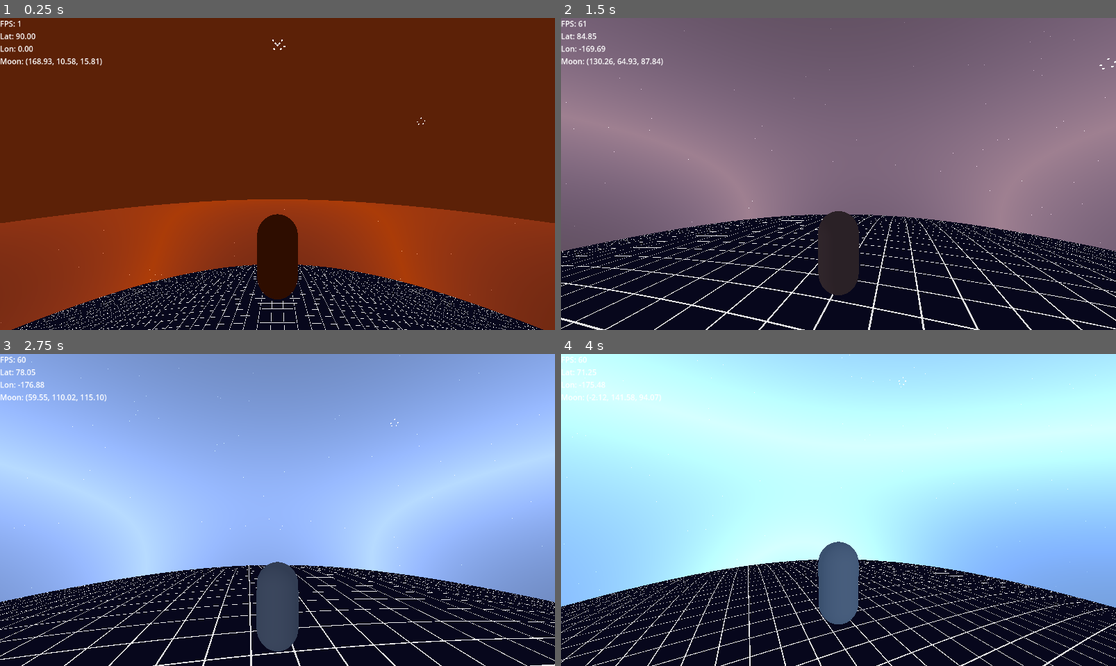
Above: before the commit, frames 1-4 (two rows, left to right).
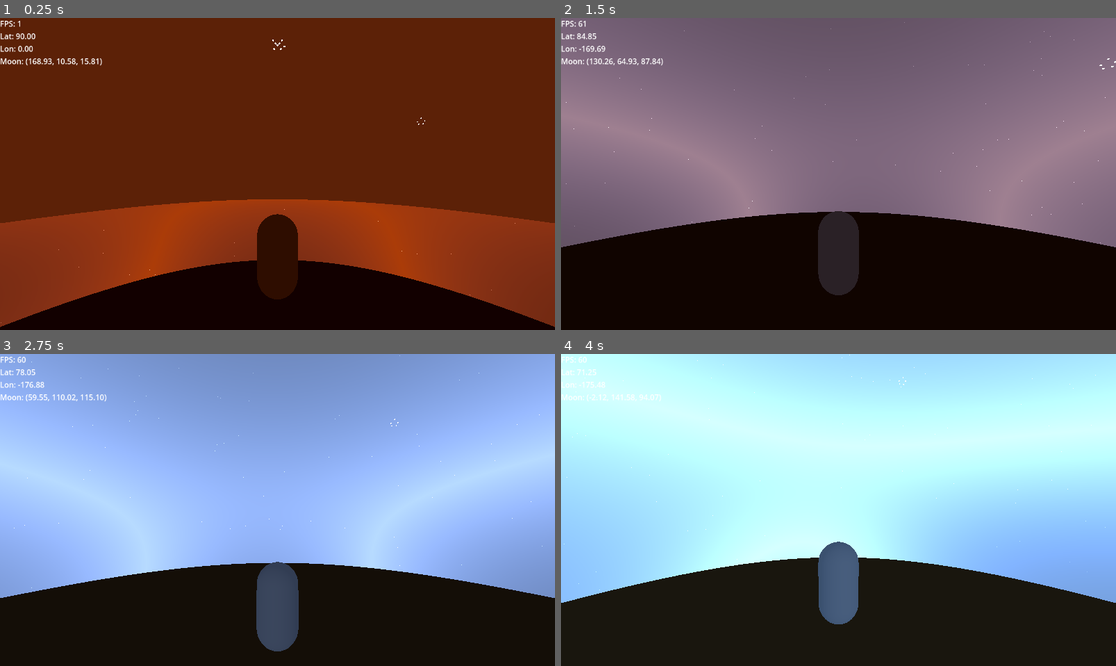
Above: after the commit, the same moments.

Repository: valfrom/LittlePlanet
Game: Godot game, scene res://world.tscn
The game is run twice, just before and just after one commit, with the same random seed, the same clock (stepped at 60 frames per second) and the same inputs.
Inputs (mouse positions are in pixels of both pictures, inside the frame that each line leads up to):
- Up to frame 1 (0.25 s): no input
- Up to frame 2 (1.5 s): move the mouse to (866, 174) at 0.52 s; hold W (move_forward) from 0.53 s (still down); tap Space (jump) at 0.77 s; move the mouse to (810, 174) at 1.27 s
- Up to frame 3 (2.75 s): keep holding W (move_forward); tap Space (jump) at 1.52 s; move the mouse to (288, 503) at 2.02 s
- Up to frame 4 (4 s): keep holding W (move_forward); move the mouse to (832, 516) at 2.77 s; tap Space (jump) at 3.02, 3.77 s; move the mouse to (877, 513) at 3.52 s

The runs differ from the first frame. In frame 1, 14% of the frame differs, in the area x 0-100%, y 77-100%; in frame 2, 32%, in the area x 0-100%, y 62-100%; in frame 3, 2.9%; in frame 4, 3.0%.
Error after the commit: Parse Error: Used tab character for indentation instead of space as used before in the file. (res://GrassMultiMeshInstance.gd:91)

Commit message:
Add animated grass multimesh

Diff:
--- /dev/null
+++ b/GrassMultiMeshInstance.gd
@@ -0,0 +1,103 @@
+@tool
+extends MultiMeshInstance3D
+
+@export var planet_radius: float = 100.0
+@export var instance_count: int = 6000
+@export var surface_offset: float = 0.5
+@export var random_seed: int = 1
+@export var min_width_scale: float = 0.8
+@export var max_width_scale: float = 1.2
+@export var min_height_scale: float = 0.8
+@export var max_height_scale: float = 1.4
+@export var blade_mesh: Mesh
+@export var grass_material: ShaderMaterial
+@export var wind_speed: float = 1.2
+@export var wind_direction: Vector3 = Vector3(0.7, 0.0, 0.4)
+@export var bend_strength: float = 0.35
+@export var top_color: Color = Color(0.2, 0.66, 0.27, 1.0)
+@export var bottom_color: Color = Color(0.28, 0.19, 0.07, 1.0)
+@export var soil_height: float = 0.18
+@export var color_variation_strength: float = 0.18
+@export var bend_variation_strength: float = 0.25
+
+var _update_scheduled := false
+
+func _ready() -> void:
+        _apply_settings()
+
+func _notification(what: int) -> void:
+        if what == NOTIFICATION_EDITOR_PROPERTY_CHANGED:
+                _schedule_update()
+
+func _schedule_update() -> void:
+        if _update_scheduled:
+                return
+        _update_scheduled = true
+        call_deferred("_apply_settings")
+
+func _apply_settings() -> void:
+        _update_scheduled = false
+        _apply_material_settings()
+        _rebuild_multimesh()
+
+func _apply_material_settings() -> void:
+        if grass_material == null:
+                return
+        material_override = grass_material
+        grass_material.set_shader_parameter("wind_speed", wind_speed)
+        grass_material.set_shader_parameter("wind_direction", wind_direction)
+        grass_material.set_shader_parameter("bend_strength", bend_strength)
+        grass_material.set_shader_parameter("top_color", top_color)
+        grass_material.set_shader_parameter("bottom_color", bottom_color)
+        grass_material.set_shader_parameter("soil_height", soil_height)
+        grass_material.set_shader_parameter("color_variation_strength", color_variation_strength)
+        grass_material.set_shader_parameter("bend_variation_strength", bend_variation_strength)
+
+func _rebuild_multimesh() -> void:
+        if blade_mesh == null:
+                return
+        if instance_count <= 0:
+                multimesh = null
+                return
+        if multimesh == null:
+                multimesh = MultiMesh.new()
+        multimesh.transform_format = MultiMesh.TRANSFORM_3D
+        multimesh.custom_data_format = MultiMesh.CUSTOM_DATA_FLOAT
+        multimesh.mesh = blade_mesh
+        multimesh.instance_count = instance_count
+
+        var rng := RandomNumberGenerator.new()
+        rng.seed = int(random_seed)
+        for index in instance_count:
+                var normal := _random_unit_vector(rng)
+                var position := normal * (planet_radius + surface_offset)
+                var rotation := rng.randf() * TAU
+                var basis := _basis_from_normal(normal)
+                basis = basis.rotated(normal, rotation)
+
+                var width_scale := lerp(min_width_scale, max_width_scale, rng.randf())
+                var height_scale := lerp(min_height_scale, max_height_scale, rng.randf())
+                basis = basis.scaled(Vector3(width_scale, height_scale, width_scale))
+
+                var transform := Transform3D(basis, position)
+                multimesh.set_instance_transform(index, transform)
+
+                var color_variation := rng.randf()
+                var bend_variation := rng.randf()
+                var phase := rng.randf()
+                var unused := rng.randf()
+                multimesh.set_instance_custom_data(index, Color(color_variation, bend_variation, phase, unused))
+
+func _random_unit_vector(rng: RandomNumberGenerator) -> Vector3:
+	var u := rng.randf_range(-1.0, 1.0)
+	var angle := rng.randf() * TAU
+	var radius := sqrt(max(0.0, 1.0 - u * u))
+	return Vector3(cos(angle) * radius, u, sin(angle) * radius)
+
+func _basis_from_normal(normal: Vector3) -> Basis:
+        var tangent := normal.cross(Vector3.UP)
+        if tangent.length_squared() < 0.001:
+                tangent = normal.cross(Vector3.RIGHT)
+        tangent = tangent.normalized()
+        var bitangent := normal.cross(tangent).normalized()
+        return Basis(tangent, normal, bitangent)
--- /dev/null
+++ b/materials/GrassWindMaterial.tres
@@ -0,0 +1,14 @@
+[gd_resource type="ShaderMaterial" load_steps=2 format=3]
+
+[ext_resource type="Shader" path="res://shaders/GrassWind.gdshader" id="1_1nhsm"]
+
+[resource]
+shader = ExtResource("1_1nhsm")
+shader_parameter/wind_direction = Vector3(0.8, 0.0, 0.4)
+shader_parameter/wind_speed = 1.2
+shader_parameter/bend_strength = 0.4
+shader_parameter/soil_height = 0.2
+shader_parameter/top_color = Color(0.196078, 0.721569, 0.286275, 1)
+shader_parameter/bottom_color = Color(0.278431, 0.188235, 0.0745098, 1)
+shader_parameter/color_variation_strength = 0.18
+shader_parameter/bend_variation_strength = 0.2
--- /dev/null
+++ b/meshes/GrassBladeMesh.tres
@@ -0,0 +1,5 @@
+[gd_resource type="QuadMesh" format=3]
+
+[resource]
+size = Vector2(0.35, 2.4)
+offset = Vector3(0, 1.2, 0)
--- /dev/null
+++ b/shaders/GrassWind.gdshader
@@ -0,0 +1,45 @@
+shader_type spatial;
+render_mode cull_disabled, vertex_lighting;
+
+uniform vec3 wind_direction = vec3(1.0, 0.0, 0.2);
+uniform float wind_speed : hint_range(0.0, 10.0, 0.01) = 1.2;
+uniform float bend_strength : hint_range(0.0, 2.0, 0.01) = 0.35;
+uniform float soil_height : hint_range(0.0, 1.0, 0.01) = 0.18;
+uniform vec4 top_color : source_color = vec4(0.2, 0.66, 0.27, 1.0);
+uniform vec4 bottom_color : source_color = vec4(0.28, 0.19, 0.07, 1.0);
+uniform float color_variation_strength : hint_range(0.0, 1.0, 0.01) = 0.18;
+uniform float bend_variation_strength : hint_range(0.0, 1.0, 0.01) = 0.25;
+
+varying float v_height_ratio;
+varying float v_color_variation;
+
+void vertex() {
+        float height_ratio = clamp(UV.y, 0.0, 1.0);
+        v_height_ratio = height_ratio;
+        float color_variation = (INSTANCE_CUSTOM.r - 0.5) * 2.0 * color_variation_strength;
+        v_color_variation = color_variation;
+
+        vec3 dir = wind_direction;
+        float dir_length = length(dir);
+        if (dir_length > 0.0001) {
+                dir = dir / dir_length;
+        } else {
+                dir = vec3(0.0, 0.0, 0.0);
+        }
+
+        float bend_mul = mix(1.0 - bend_variation_strength, 1.0 + bend_variation_strength, INSTANCE_CUSTOM.g);
+        float phase = INSTANCE_CUSTOM.b * TAU;
+        float sway = sin(TIME * wind_speed + phase);
+        float bend = sway * bend_strength * bend_mul;
+
+        VERTEX += dir * bend * height_ratio;
+        NORMAL = normalize(NORMAL + dir * bend * (0.5 + height_ratio * 0.5));
+}
+
+void fragment() {
+float soil_mask = smoothstep(0.0, soil_height, v_height_ratio);
+float mix_value = clamp(soil_mask + v_color_variation, 0.0, 1.0);
+vec4 grass_color = mix(bottom_color, top_color, mix_value);
+ALBEDO = clamp(grass_color.rgb, vec3(0.0), vec3(1.0));
+ALPHA = grass_color.a;
+}
--- a/world.tscn
+++ b/world.tscn
@@ -1,6 +1,5 @@
-[gd_scene load_steps=21 format=3 uid="uid://cjds608jy4xuv"]
-
-[ext_resource type="Material" uid="uid://cdmhn2hjag56n" path="res://PlanetCurvature.tres" id="1_f3sb7"]
+[gd_scene load_steps=24 format=3 uid="uid://cjds608jy4xuv"]
+
 [ext_resource type="Script" uid="uid://mhvgxe13x8ng" path="res://Player.gd" id="2_fj7yv"]
 [ext_resource type="Script" uid="uid://cgf2d738d1fss" path="res://OrbitCamera.gd" id="3_tlwt5"]
 [ext_resource type="Script" uid="uid://du64yerbgjgaa" path="res://HUD.gd" id="4_aqk2v"]
@@ -8,6 +7,9 @@
 [ext_resource type="Material" path="res://AtmosphereMaterial.tres" id="6_fx2th"]
 [ext_resource type="Script" uid="uid://xnafrinm1vra" path="res://AtmosphereController.gd" id="7_28gmi"]
 [ext_resource type="Script" uid="uid://dw6crtvryu3dy" path="res://Constellation.gd" id="8_26mqm"]
+[ext_resource type="Mesh" path="res://meshes/GrassBladeMesh.tres" id="9_c4k0a"]
+[ext_resource type="ShaderMaterial" path="res://materials/GrassWindMaterial.tres" id="10_lcy5w"]
+[ext_resource type="Script" path="res://GrassMultiMeshInstance.gd" id="11_1d1ex"]
 
 [sub_resource type="Environment" id="Environment_tlwt5"]
 background_mode = 1
@@ -41,6 +43,10 @@
 metallic = 0.08
 roughness = 0.92
 
+[sub_resource type="StandardMaterial3D" id="StandardMaterial3D_soil"]
+albedo_color = Color(0.262745, 0.176471, 0.0901961, 1)
+roughness = 1.0
+
 [sub_resource type="SphereMesh" id="SphereMesh_67n3l"]
 radius = 15.0
 height = 30.0
@@ -62,8 +68,28 @@
 [node name="Planet" type="StaticBody3D" parent="."]
 
 [node name="MeshInstance3D" type="MeshInstance3D" parent="Planet"]
-material_override = ExtResource("1_f3sb7")
+material_override = SubResource("StandardMaterial3D_soil")
 mesh = SubResource("SphereMesh_tlwt5")
+
+[node name="Grass" type="MultiMeshInstance3D" parent="Planet"]
+script = ExtResource("11_1d1ex")
+instance_count = 9000
+surface_offset = 0.25
+random_seed = 42
+min_width_scale = 0.6
+max_width_scale = 1.4
+min_height_scale = 0.8
+max_height_scale = 1.6
+blade_mesh = ExtResource("9_c4k0a")
+grass_material = ExtResource("10_lcy5w")
+wind_speed = 1.6
+wind_direction = Vector3(0.5, 0.0, 0.3)
+bend_strength = 0.45
+top_color = Color(0.176471, 0.670588, 0.286275, 1)
+bottom_color = Color(0.262745, 0.176471, 0.0901961, 1)
+soil_height = 0.22
+color_variation_strength = 0.22
+bend_variation_strength = 0.3
 
 [node name="Atmosphere" type="MeshInstance3D" parent="Planet" node_paths=PackedStringArray("player", "planet", "moon_light", "moon_mesh", "world_environment")]
 material_override = ExtResource("6_fx2th")
